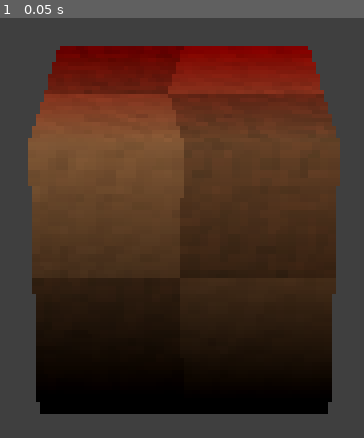
Above: before the commit, frame 1.
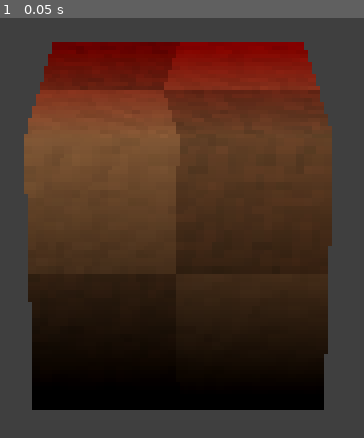
Above: after the commit, the same moment.

Repository: Zorochase/ultimate-retro-shader-collection
Game: Godot game, scene res://playground/playground.tscn
The game is run twice, just before and just after one commit, with the same random seed, the same clock (stepped at 60 frames per second) and the same inputs.
Inputs:
- Up to frame 1 (0.05 s): no input

The runs differ from the first frame. In frame 1, 4.9% of the frame differs, in the area x 6-94%, y 5-95%.

Commit message:
Add setup script

Diff:
--- a/project.godot
+++ b/project.godot
@@ -71,23 +71,19 @@
 "type": "bool",
 "value": true
 }
-vertex_snap_intensity={
-"type": "int",
-"value": 0
+cull_distance={
+"type": "float",
+"value": 64.0
 }
 texture_filtering={
 "type": "bool",
 "value": false
 }
-cull_distance={
-"type": "float",
-"value": 64.0
-}
-vertex_snap_resolution={
-"type": "ivec2",
-"value": Vector2i(160, 120)
-}
 texture_lod_halve_distance={
 "type": "float",
 "value": 0.0
 }
+vertex_snap_intensity={
+"type": "int",
+"value": 2
+}
--- /dev/null
+++ b/setup.gd
@@ -0,0 +1,45 @@
+# Ultimate Retro Shader Collection (v1.2.0): Setup Script
+#
+# This script will add the necessary shader globals for URSC shaders to your project.godot file.
+# To run, just click File -> Run.
+# In order to fully register the globals, the editor will be restarted upon running.
+#
+# NOTE: this script CAN'T be used to manage the globals for your game! You'll need to write your
+# own code to handle the values of the globals at runtime.
+@tool
+extends EditorScript
+
+
+var shader_globals := {
+	"affine_texture_mapping": {
+		"type": "bool",
+		"value": true
+	},
+	"cull_distance": {
+		"type": "float",
+		"value": 64.0
+	},
+	"texture_filtering": {
+		"type": "bool",
+		"value": false
+	},
+	"texture_lod_halve_distance": {
+		"type": "float",
+		"value": 0.0
+	},
+	"vertex_snap_intensity": {
+		"type": "int",
+		"value": 2
+	}
+}
+
+
+func _run() -> void:
+	for key: String in shader_globals:
+		var full_key := "shader_globals/%s" % key
+
+		if not ProjectSettings.has_setting(full_key):
+			ProjectSettings.set_setting(full_key, shader_globals[key])
+
+	ProjectSettings.save()
+	EditorInterface.restart_editor()
Not shown, changed: docs/getting_started.md
